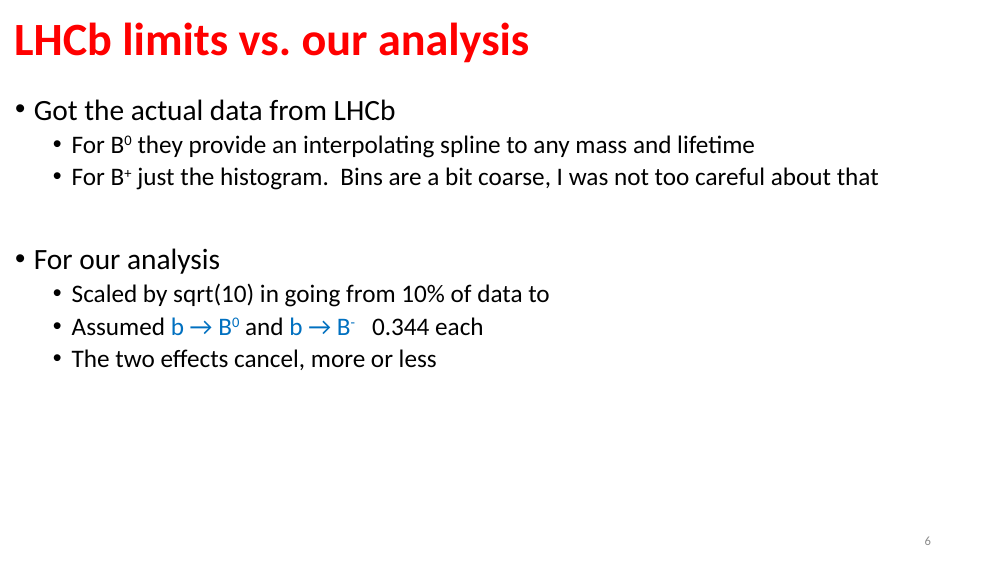
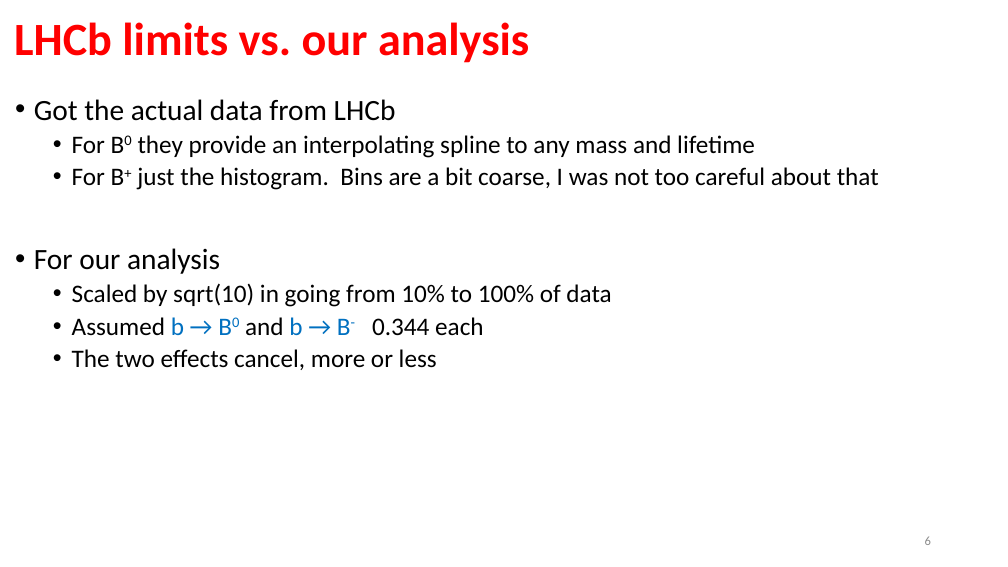
Before and after one commit to claudiocc1/Bphi, a slide deck: slide 6 of pptx/Bphi_projection_comparison_LHCB.pptx. Drawn at 1008x567 pixels with LibreOffice and Linux fonts; fonts in the diff are those of the drawing. Boxes give left, top, right and bottom in pixels: in the first picture for what was removed or moved away, otherwise in the second. Text is boxed around its words. In the diff, an @@ line names an element or a change of style, - is before the commit and + after.

```diff
--- a/pptx/Bphi_projection_comparison_LHCB.pptx
+++ b/pptx/Bphi_projection_comparison_LHCB.pptx
@@ text at [72, 283, 611, 307]: text changed @@
-  • Scaled by sqrt(10) in going from 10% of data to
+  • Scaled by sqrt(10) in going from 10% to 100% of data
```
Also in this commit, not shown: 1 other slide changed.
